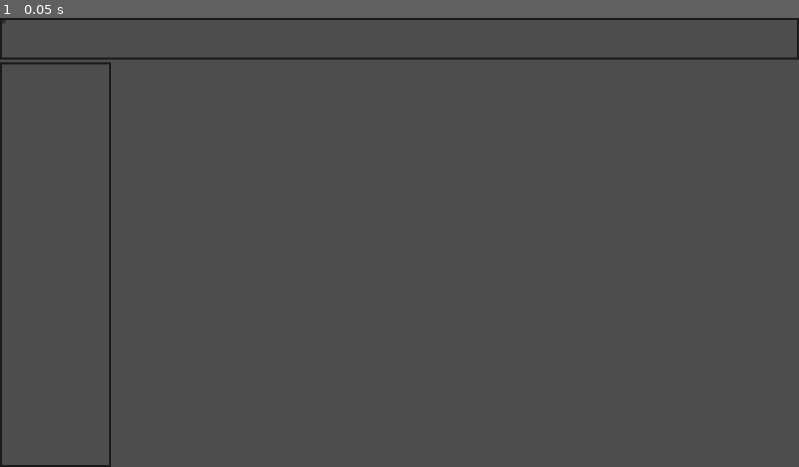
Above: before the commit, frame 1.
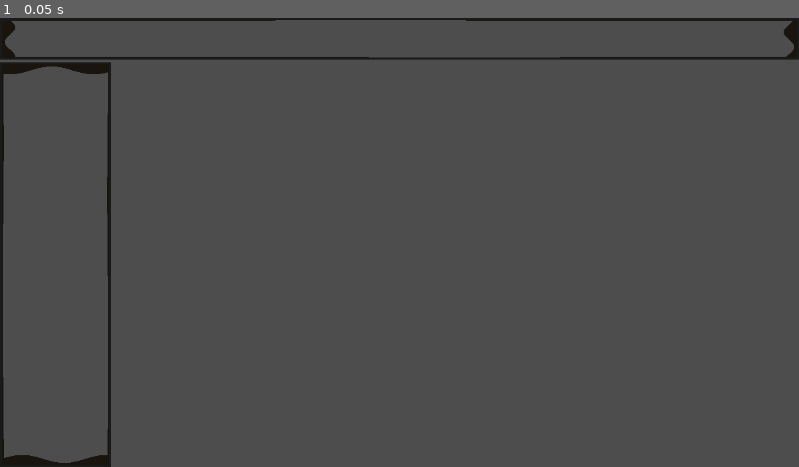
Above: after the commit, the same moment.

Repository: Of-Machines-and-Men/darwin
Game: Godot game, scene res://source/scenes/UI/LabMenu.tscn
Same seed, same stepped clock (60 frames per second), same inputs: the game is played once before the commit and once after it. This scene is started directly instead of the project's main scene.
Inputs:
- Up to frame 1 (0.05 s): no input

The runs differ from the first frame. In frame 1, 1.3% of the frame differs, in the area x 0-100%, y 0-100%.

Commit message:
Shader shit
looks shit, will look better with ui elements.

Diff:
--- /dev/null
+++ b/assets/theme.tres
@@ -0,0 +1,7 @@
+[gd_resource type="Theme" format=3 uid="uid://dgq2a34r85f6c"]
+
+[ext_resource type="FontFile" uid="uid://6s4v3qqnuknj" path="res://assets/fonts/PermanentMarker-Regular.ttf" id="1_5x3i2"]
+
+[resource]
+default_font = ExtResource("1_5x3i2")
+default_font_size = 18
--- a/source/scenes/UI/LabMenu.tscn
+++ b/source/scenes/UI/LabMenu.tscn
@@ -1,4 +1,7 @@
 [gd_scene format=3 uid="uid://bgkkbvit0i1ub"]
+
+[ext_resource type="Theme" uid="uid://dgq2a34r85f6c" path="res://assets/theme.tres" id="1_k8y2h"]
+[ext_resource type="Shader" uid="uid://dvi77k55ed43s" path="res://source/shaders/Pencil.gdshader" id="2_hp2ef"]
 
 [sub_resource type="StyleBoxFlat" id="StyleBoxFlat_vwedq"]
 bg_color = Color(0.6, 0.6, 0.6, 0)
@@ -7,6 +10,15 @@
 border_width_right = 3
 border_width_bottom = 3
 border_color = Color(0.101960786, 0.101960786, 0.101960786, 1)
+
+[sub_resource type="ShaderMaterial" id="ShaderMaterial_2cxep"]
+shader = ExtResource("2_hp2ef")
+shader_parameter/wobble_strength = 2.0
+shader_parameter/wobble_frequency = 8.0
+shader_parameter/border_width = 3.0
+shader_parameter/border_color = Color(0.1, 0.08, 0.05, 1)
+shader_parameter/fill_color = Color(0, 0, 0, 0)
+shader_parameter/rect_size = Vector2(300, 200)
 
 [sub_resource type="StyleBoxFlat" id="StyleBoxFlat_e3cr2"]
 bg_color = Color(0.6, 0.6, 0.6, 0)
@@ -29,6 +41,7 @@
 anchor_bottom = 1.0
 grow_horizontal = 2
 grow_vertical = 2
+theme = ExtResource("1_k8y2h")
 
 [node name="VBoxContainer" type="VBoxContainer" parent="CanvasLayer/Control" unique_id=1685472916]
 layout_mode = 1
@@ -42,6 +55,10 @@
 custom_minimum_size = Vector2(0, 60)
 layout_mode = 2
 theme_override_styles/panel = SubResource("StyleBoxFlat_vwedq")
+
+[node name="ColorRect" type="ColorRect" parent="CanvasLayer/Control/VBoxContainer/TopBar" unique_id=295981565]
+material = SubResource("ShaderMaterial_2cxep")
+layout_mode = 2
 
 [node name="MutiePointsLabel" type="Label" parent="CanvasLayer/Control/VBoxContainer/TopBar" unique_id=2112578642]
 layout_mode = 2
@@ -58,6 +75,10 @@
 layout_mode = 2
 theme_override_styles/panel = SubResource("StyleBoxFlat_e3cr2")
 
+[node name="ColorRect" type="ColorRect" parent="CanvasLayer/Control/VBoxContainer/ContentRow/UnitRoster" unique_id=1621052793]
+material = SubResource("ShaderMaterial_2cxep")
+layout_mode = 2
+
 [node name="Treadmill" type="Node2D" parent="CanvasLayer/Control/VBoxContainer/ContentRow" unique_id=772069673]
 
 [node name="BeltStrip" type="AnimatedSprite2D" parent="CanvasLayer/Control/VBoxContainer/ContentRow/Treadmill" unique_id=718958458]
--- a/source/scenes/UI/MainMenu.tscn
+++ b/source/scenes/UI/MainMenu.tscn
@@ -1,6 +1,7 @@
 [gd_scene format=3 uid="uid://csiv16ujusdqr"]
 
 [ext_resource type="Script" uid="uid://mcfcgwecc711" path="res://source/scenes/UI/main_menu.gd" id="1_krejq"]
+[ext_resource type="Theme" uid="uid://dgq2a34r85f6c" path="res://assets/theme.tres" id="1_lrbq2"]
 
 [node name="MainMenu" type="Control" unique_id=1977385071]
 layout_mode = 3
@@ -9,6 +10,7 @@
 anchor_bottom = 1.0
 grow_horizontal = 2
 grow_vertical = 2
+theme = ExtResource("1_lrbq2")
 script = ExtResource("1_krejq")
 
 [node name="VBoxContainer" type="VBoxContainer" parent="." unique_id=1638102393]
--- /dev/null
+++ b/source/shaders/Pencil.gdshader
@@ -0,0 +1,28 @@
+shader_type canvas_item;
+
+uniform float wobble_strength : hint_range(0.0, 5.0) = 2.0;
+uniform float wobble_frequency : hint_range(1.0, 20.0) = 8.0;
+uniform float border_width : hint_range(1.0, 10.0) = 3.0;
+uniform vec4 border_color : source_color = vec4(0.1, 0.08, 0.05, 1.0);
+uniform vec4 fill_color : source_color = vec4(0.0, 0.0, 0.0, 0.0);
+uniform vec2 rect_size = vec2(300.0, 200.0);
+
+void fragment() {
+    vec2 uv = UV;
+
+    float bw = border_width / rect_size.x;
+    float bh = border_width / rect_size.y;
+
+    float wobble_l = sin(uv.y * wobble_frequency) * (wobble_strength / rect_size.x);
+    float wobble_r = sin(uv.y * wobble_frequency + 2.1) * (wobble_strength / rect_size.x);
+    float wobble_t = sin(uv.x * wobble_frequency + 1.0) * (wobble_strength / rect_size.y);
+    float wobble_b = sin(uv.x * wobble_frequency + 3.2) * (wobble_strength / rect_size.y);
+
+    bool on_border =
+        uv.x < bw + wobble_l ||
+        uv.x > 1.0 - bw + wobble_r ||
+        uv.y < bh + wobble_t ||
+        uv.y > 1.0 - bh + wobble_b;
+
+    COLOR = on_border ? border_color : fill_color;
+}
Binary file added: assets/fonts/JollyLodger-Regular.ttf
Not shown, added: assets/fonts/JollyLodger-Regular.ttf.import
Binary file added: assets/fonts/PermanentMarker-Regular.ttf
Not shown, added: assets/fonts/PermanentMarker-Regular.ttf.import
Not shown, added: source/shaders/Pencil.gdshader.uid
